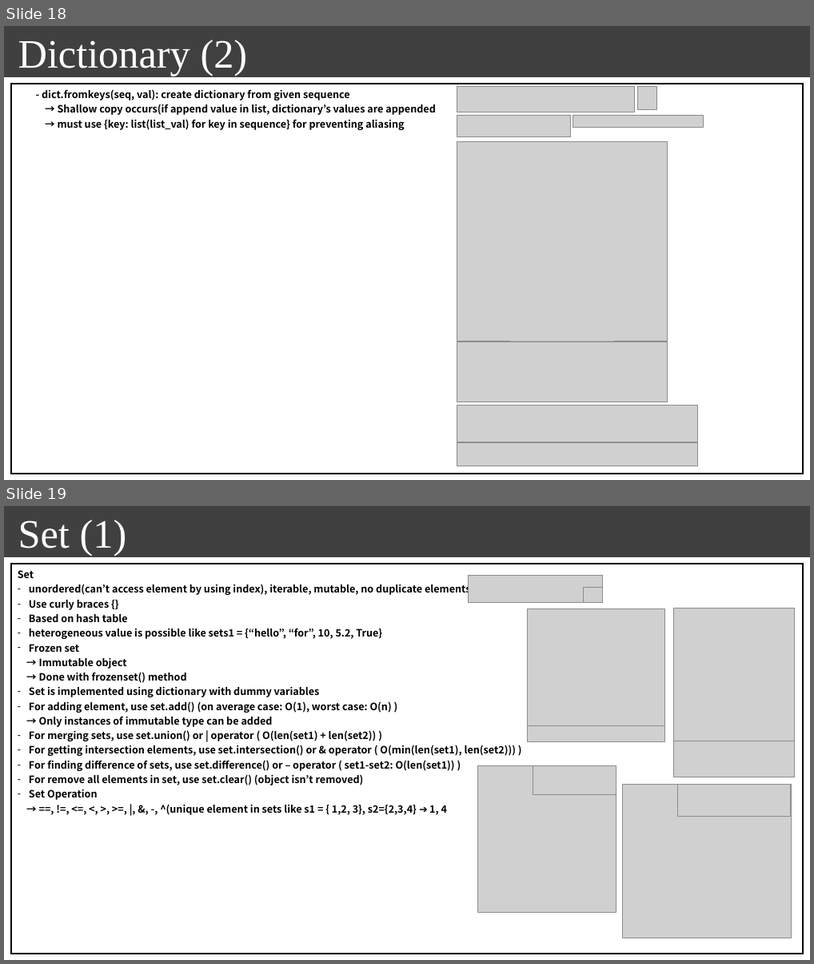
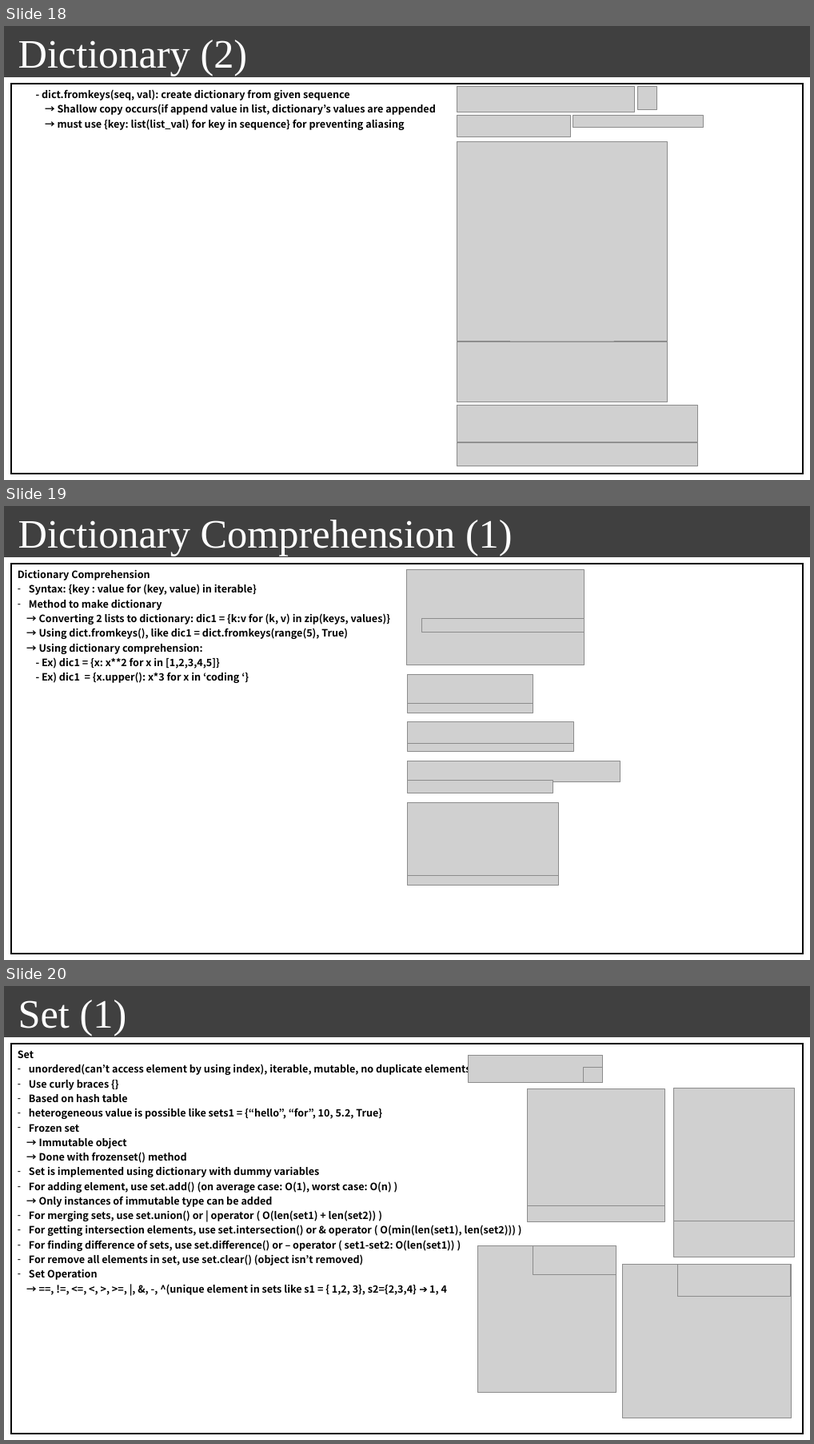
Before and after one commit to seonghokim/Study, a slide deck: Study Material/[ENG] everything in python.pptx. Shown one above the other, each under a label of ours: slides 18 and 19 before the commit, slides 18, 19 and 20 after it. The pictures are 814x964 and 814x1444 pixels, drawn with LibreOffice and Linux fonts; fonts in the diff are those of the drawing; grey boxes stand for pictures; background and template pictures are left out. Boxes give left, top, right and bottom in pixels: in the first picture for what was removed or moved away, otherwise in the second. Text is boxed around its words. In the diff, an @@ line names an element or a change of style, - is before the commit and + after.

```diff
--- a/Study Material/[ENG] everything in python.pptx
+++ b/Study Material/[ENG] everything in python.pptx
@@ slide 19 added at [4,506,810,960], background #FFFFFF; not listed: 1 template element that a slide beside it also shows @@
@@ text added at [18,520,513,556], 48 pt, text #FFFFFF @@
+Dictionary Comprehension (1)
@@ table added at [11,564,804,953], 1 rows, 1 columns @@
+Dictionary Comprehension / Syntax: {key : value for (key, value) in iterable} / Method to make dictionary / → Converting 2 lists to dictionary: dic1 = {k:v for (k, v) in zip(keys, values)} / → Using dict.fromkeys(), like dic1 = dict.fromkeys(range(5), True) / → Using dictionary comprehension: / - Ex) dic1 = {x: x**2 for x in [1,2,3,4,5]} / - Ex) dic1 = {x.upper(): x*3 for x in ‘coding ‘}
@@ picture added at [407,569,584,664] @@
@@ picture added at [422,618,585,632] @@
@@ picture added at [407,674,534,704] @@
@@ picture added at [407,704,534,712] @@
@@ picture added at [407,722,574,744] @@
@@ picture added at [407,744,574,751] @@
@@ picture added at [407,760,620,782] @@
@@ picture added at [407,780,553,792] @@
@@ picture added at [407,803,558,877] @@
@@ picture added at [407,876,558,884] @@
@@ what was slide 19 is now slide 20 @@
```
Also in this commit, not shown: 3 slides changed, 2 other slides added, 2 other files.
